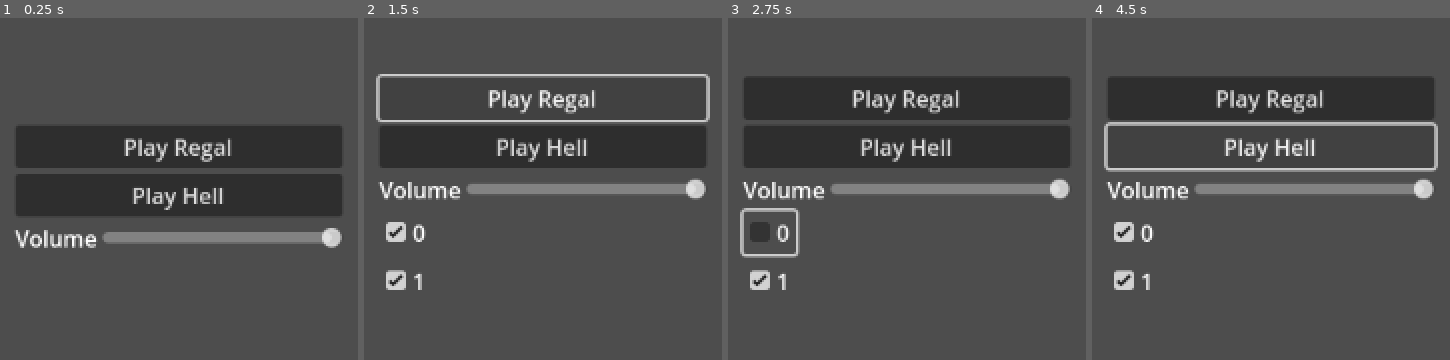
Above: before the commit, frames 1-4 (left to right).
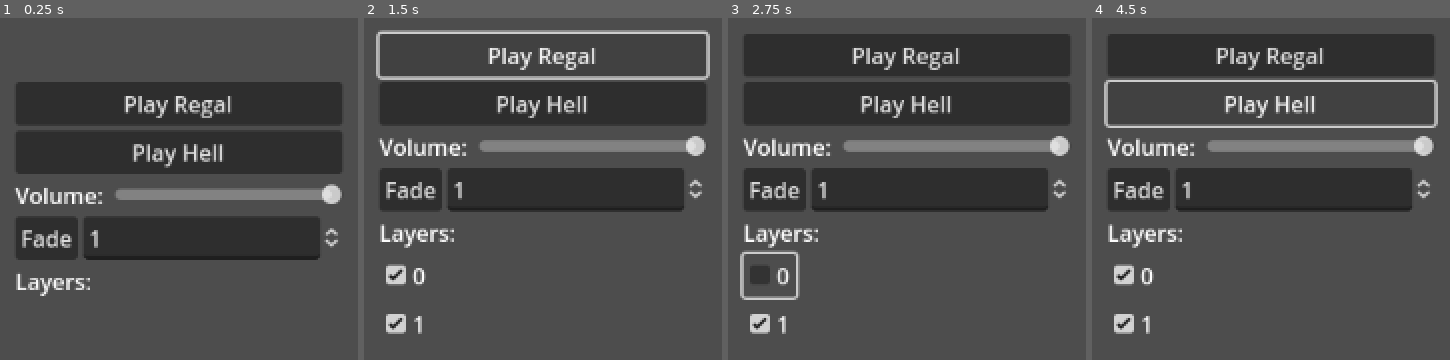
Above: after the commit, the same moments.

Repository: AceOfSpades-JFK/MusicPlayer
Game: Godot game, scene res://demo/demo.tscn
Two runs of this game, one before a commit and one after it. Both use one fixed random seed, a clock stepped at 60 frames per second and the inputs below.
Inputs (mouse positions are in pixels of both pictures, inside the frame that each line leads up to):
- Up to frame 1 (0.25 s): no input
- Up to frame 2 (1.5 s): click (410, 236) at 0.5 s, where only the run after the commit has a clickable "Fade"; click "Play Regal" at 1.25 s
- Up to frame 3 (2.75 s): click "0" at 2 s
- Up to frame 4 (4.5 s): click "1" at 2.75 s; click "Play Regal" at 3.5 s; click "Play Hell" at 4.25 s

The runs differ from the first frame. In frame 1, 36% of the frame differs, in the area x 3-96%, y 18-82%; in frame 2, 30%; in frame 3, 39%, in the area x 3-96%, y 4-93%; in frame 4, 31%.
Error after the commit: Invalid access to property or key 'name' on a base object of type 'Nil'. (res://script/music_player.gd:150)

Commit message:
tween fades

Diff:
--- a/demo/demo.tscn
+++ b/demo/demo.tscn
@@ -42,8 +42,7 @@
 
 [node name="Label" type="Label" parent="VBoxContainer/HBoxContainer"]
 layout_mode = 2
-text = "Volume
-"
+text = "Volume: "
 
 [node name="VolumeSlider" type="HSlider" parent="VBoxContainer/HBoxContainer"]
 layout_mode = 2
@@ -53,7 +52,26 @@
 step = 0.01
 value = 1.0
 
+[node name="HBoxContainer2" type="HBoxContainer" parent="VBoxContainer"]
+layout_mode = 2
+
+[node name="Fade" type="Button" parent="VBoxContainer/HBoxContainer2"]
+layout_mode = 2
+text = "Fade"
+
+[node name="FadeVolumeSpinBox" type="SpinBox" parent="VBoxContainer/HBoxContainer2"]
+layout_mode = 2
+size_flags_horizontal = 3
+max_value = 1.0
+step = 0.01
+value = 1.0
+
+[node name="Label" type="Label" parent="VBoxContainer"]
+layout_mode = 2
+text = "Layers:"
+
 [connection signal="pressed" from="VBoxContainer/Regal" to="." method="_on_regal_pressed" flags=3]
 [connection signal="pressed" from="VBoxContainer/Hell" to="." method="_on_hell_pressed" flags=3]
 [connection signal="drag_ended" from="VBoxContainer/HBoxContainer/VolumeSlider" to="." method="_on_volume_slider_drag_ended"]
 [connection signal="drag_started" from="VBoxContainer/HBoxContainer/VolumeSlider" to="." method="_on_volume_slider_drag_started"]
+[connection signal="pressed" from="VBoxContainer/HBoxContainer2/Fade" to="." method="_on_fade_pressed"]
--- a/demo/menu.gd
+++ b/demo/menu.gd
@@ -58,3 +58,7 @@
 
 func _on_volume_slider_drag_started():
 	_dragging = true
+
+
+func _on_fade_pressed():
+	$MusicPlayer.fade_volume($VBoxContainer/HBoxContainer2/FadeVolumeSpinBox.value, 1.0)
--- a/script/music_player.gd
+++ b/script/music_player.gd
@@ -26,6 +26,8 @@
 var _tracks_node: Node				# Use a node so that it can be easily cleared
 var _volume: float = 1.0
 var _layer_volumes: Array[float]
+var _tween: Tween
+var _layer_tweens: Array[Tween]
 
 
 func _ready():
@@ -51,6 +53,19 @@
 		print("JSON Parse Error: ", json.get_error_message(), " in ", file, " at line ", json.get_error_line())
 
 
+func _process(_delta):
+	# Apply the global volume upon tweening
+	if _tween:
+		_apply_global_volume()
+
+	# Apply the layer volume upon tweening
+	var i = 0
+	for t: Tween in _layer_tweens:
+		if t:
+			_apply_layer_volume(i)
+		i += 1
+
+
 ### Loads the track and sets the volume of the current track
 #	trackname: Name of the track to load
 #	volume: How loud the track should be (default is 1.0)
@@ -69,6 +84,8 @@
 		_layer_volumes.clear()
 		_layer_volumes.resize(_track.layer_count)
 		_layer_volumes.fill(1.0)
+		_layer_tweens.clear()
+		_layer_tweens.resize(_track.layer_count)
 
 		# Create the nodes of AudioStreamPlayers
 		var i = 0
@@ -89,20 +106,25 @@
 #	volume: How loud should the current track be
 func set_volume(vol: float) -> void:
 	_volume = vol
-	var i = 0
-	for asp in get_node(_track.name).get_children():
-		if asp is AudioStreamPlayer:
-			asp.volume_db = _calculate_db(_layer_volumes[i] * vol)
-		i += 1
+	_apply_global_volume()
 
 
 ### Sets the volume of a layer to the normalized float
 #	layer: Which layer to change the volume
 #	volume: How loud should the current layer be
 func set_layer_volume(layer: int, vol: float) -> void:
-	var asp: AudioStreamPlayer = get_node(_track.name).get_children()[layer]
-	asp.volume_db = _calculate_db(vol * _volume)
 	_layer_volumes[layer] = vol
+	_apply_layer_volume(layer)
+
+
+func fade_volume(vol: float, duration: float = 1.0) -> void:
+	if duration > 0.0:
+		if _tween:
+			_tween.kill()
+		_tween = create_tween()
+		_tween.tween_property(self, "_volume", vol, duration)
+	else:
+		set_volume(vol)
 
 
 func get_current_track() -> TrackInfo:
@@ -120,4 +142,18 @@
 
 
 func _calculate_db(normal_volume: float) -> float:
-	return lerp(MIN_DB, MAX_DB, pow(normal_volume, 1.0/7.0))
+	return lerp(MIN_DB, MAX_DB, pow(normal_volume, 1.0/5.0))
+
+
+func _apply_global_volume() -> void:
+	var i = 0
+	for asp in get_node(_track.name).get_children():
+		if asp is AudioStreamPlayer:
+			asp.volume_db = _calculate_db(_layer_volumes[i] * _volume)
+		i += 1
+
+
+func _apply_layer_volume(layer: int) -> void:
+	var asp: AudioStreamPlayer = get_node(_track.name).get_children()[layer]
+	asp.volume_db = _calculate_db(_layer_volumes[layer] * _volume)
+	pass
